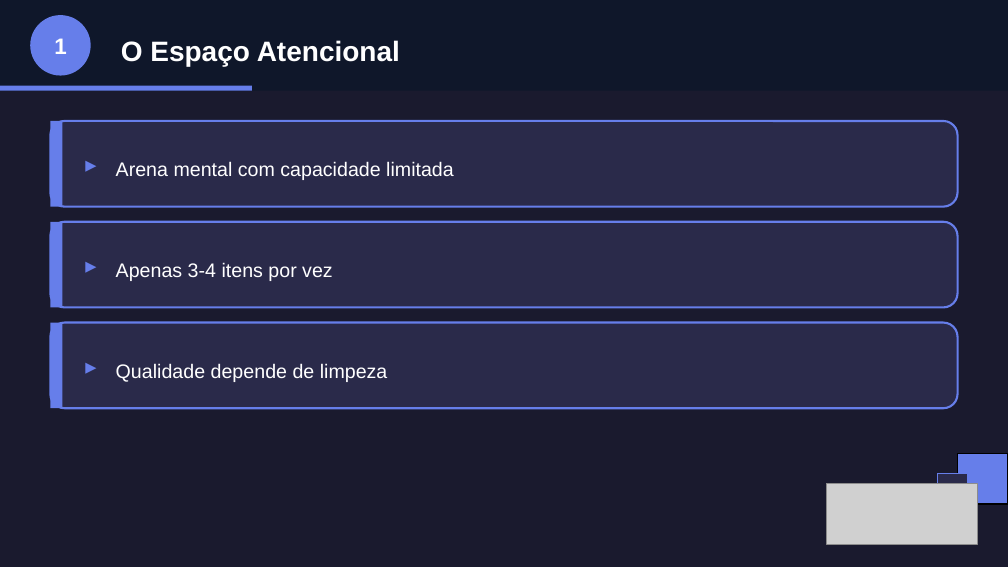
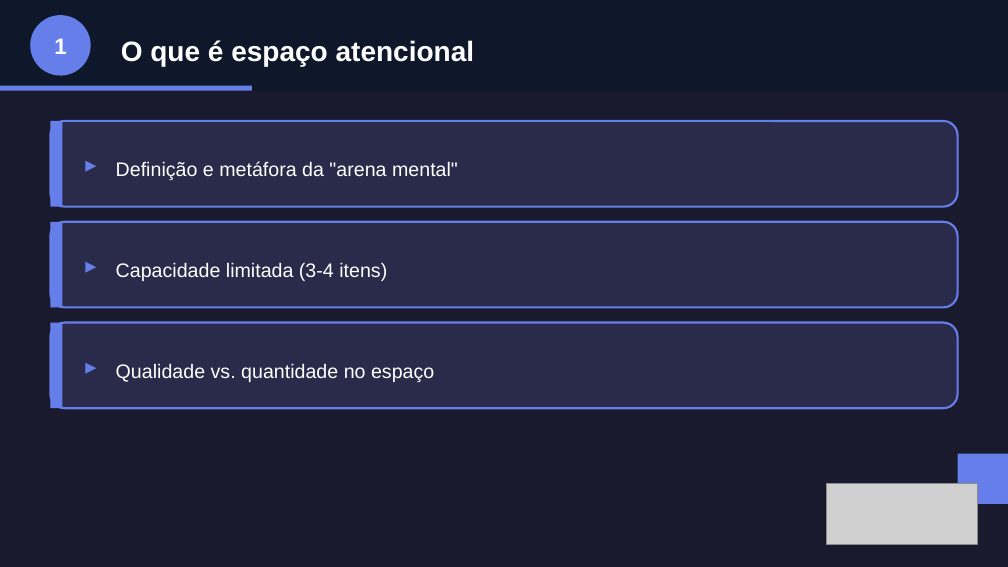
Before and after one commit to almirmeira/educa-com-talento, a slide deck: slide 3 of apresentacoes/foco-produtividade/aula-06-espaco-atencional.pptx. Drawn at 1008x567 pixels with LibreOffice and Linux fonts; fonts in the diff are those of the drawing; grey boxes stand for pictures. Boxes give left, top, right and bottom in pixels: in the first picture for what was removed or moved away, otherwise in the second. Text is boxed around its words. In the diff, an @@ line names an element or a change of style, - is before the commit and + after.

```diff
--- a/apresentacoes/foco-produtividade/aula-06-espaco-atencional.pptx
+++ b/apresentacoes/foco-produtividade/aula-06-espaco-atencional.pptx
@@ text at (x1=121, y1=40, x2=475, y2=66): text changed @@
-O Espaço Atencional
+O que é espaço atencional
@@ text at (x1=116, y1=161, x2=458, y2=180): text changed @@
-Arena mental com capacidade limitada
+Definição e metáfora da "arena mental"
@@ text at (x1=116, y1=262, x2=387, y2=281): text changed @@
-Apenas 3-4 itens por vez
+Capacidade limitada (3-4 itens)
@@ text at (x1=116, y1=363, x2=434, y2=382): text changed @@
-Qualidade depende de limpeza
+Qualidade vs. quantidade no espaço
@@ rectangle removed at (x1=937, y1=474, x2=968, y2=504) @@
@@ rectangle at (x1=958, y1=454, x2=1008, y2=504): outline #000000 1 pt to none @@
```
Also in this commit, not shown: 7 other slides changed, 1 slide added, 29 other files.
